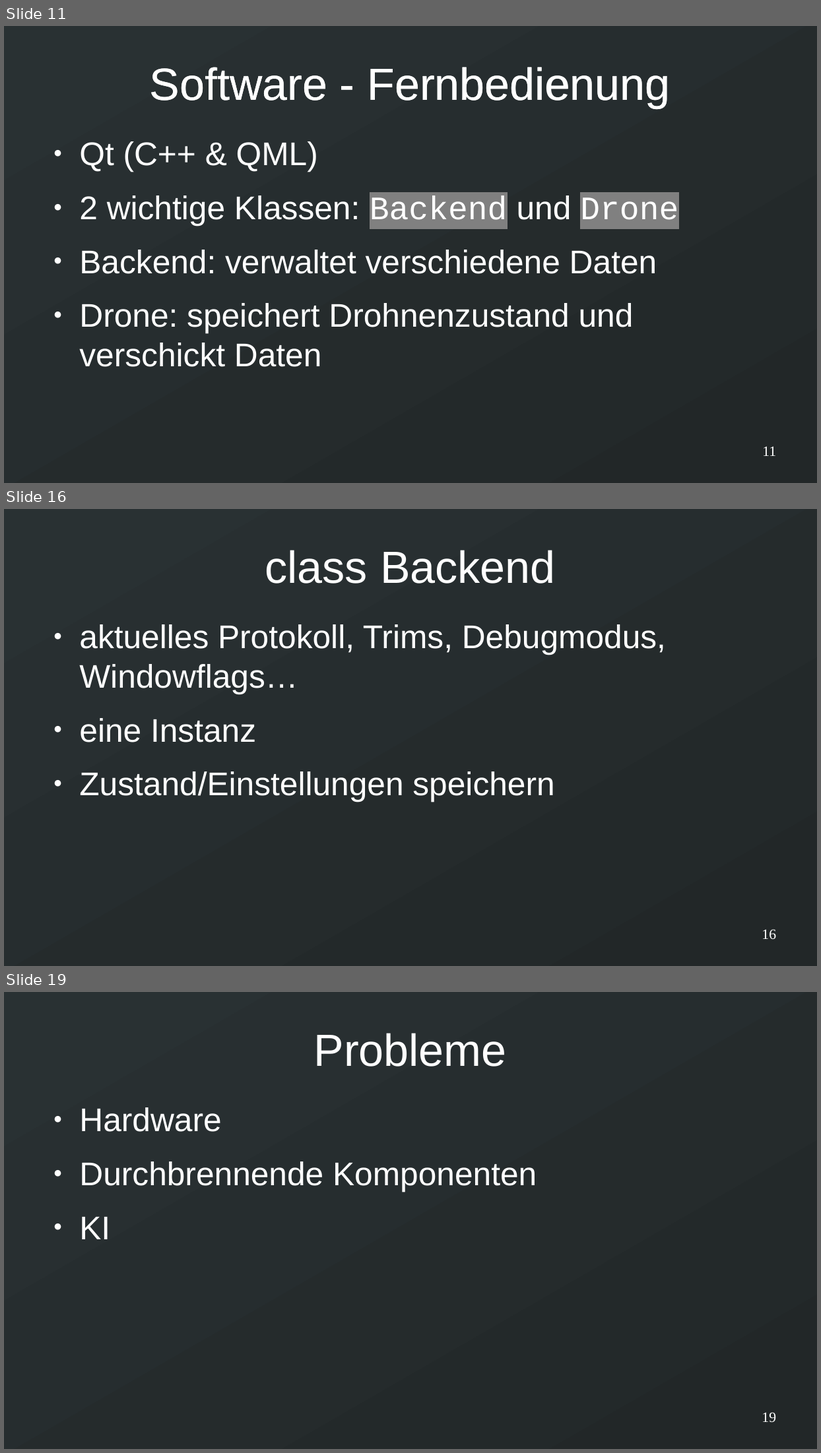
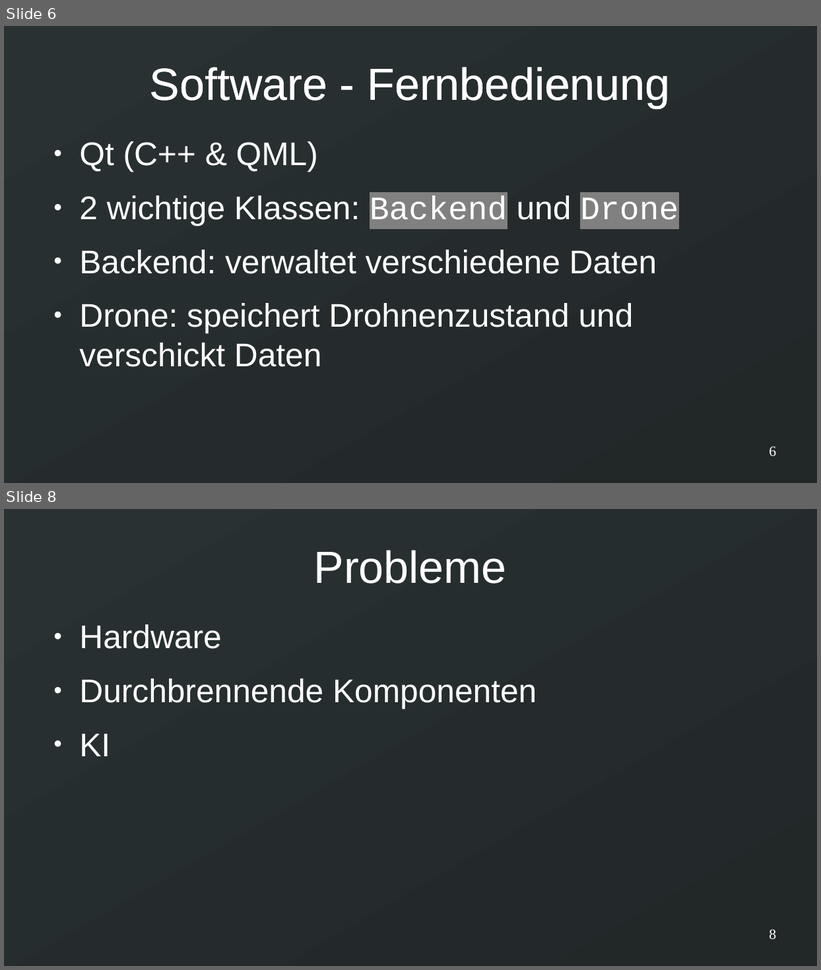
Before and after one commit to RandomlyCoded/InfoDrohne, a slide deck: Vortrag.odp. Shown one above the other, each under a label of ours: slides 11, 16 and 19 before the commit, slides 6 and 8 after it; the slides between them are not shown. The pictures are 821x1453 and 821x970 pixels, drawn with LibreOffice and Linux fonts; fonts in the diff are those of the drawing. Boxes give left, top, right and bottom in pixels: in the first picture for what was removed or moved away, otherwise in the second. Text is boxed around its words. In the diff, an @@ line names an element or a change of style, - is before the commit and + after.

```diff
--- a/Vortrag.odp
+++ b/Vortrag.odp
@@ slide 16 removed at [4,509,817,966], background gradient #293133 to #222728 @@
@@ title removed at [265,550,556,584] @@
-class Backend
@@ text removed at [79,625,666,802] @@
-● aktuelles Protokoll, Trims, Debugmodus, Windowflags…
-● eine Instanz
-● Zustand/Einstellungen speichern
@@ page number removed at [762,929,776,940] @@
-16
@@ what was slide 11 is now slide 6 @@
@@ page number at [769,446,776,457]: text changed @@
-11
+6
@@ what was slide 19 is now slide 8 @@
@@ page number at [769,929,776,940]: text changed @@
-19
+8
```
Also in this commit, not shown: 1 slide added, 11 other slides removed.
